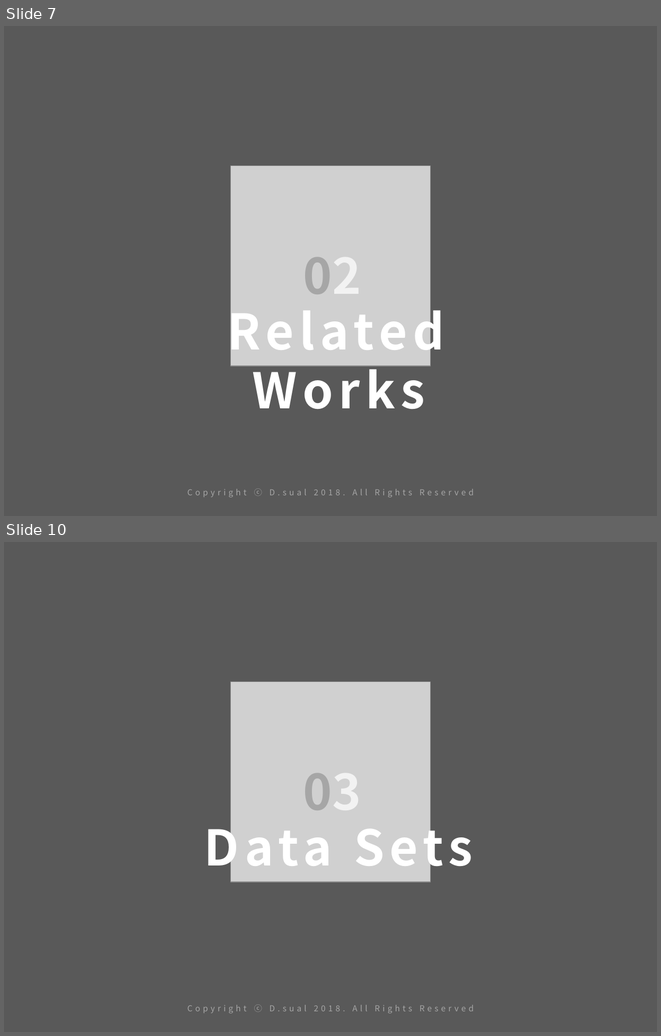
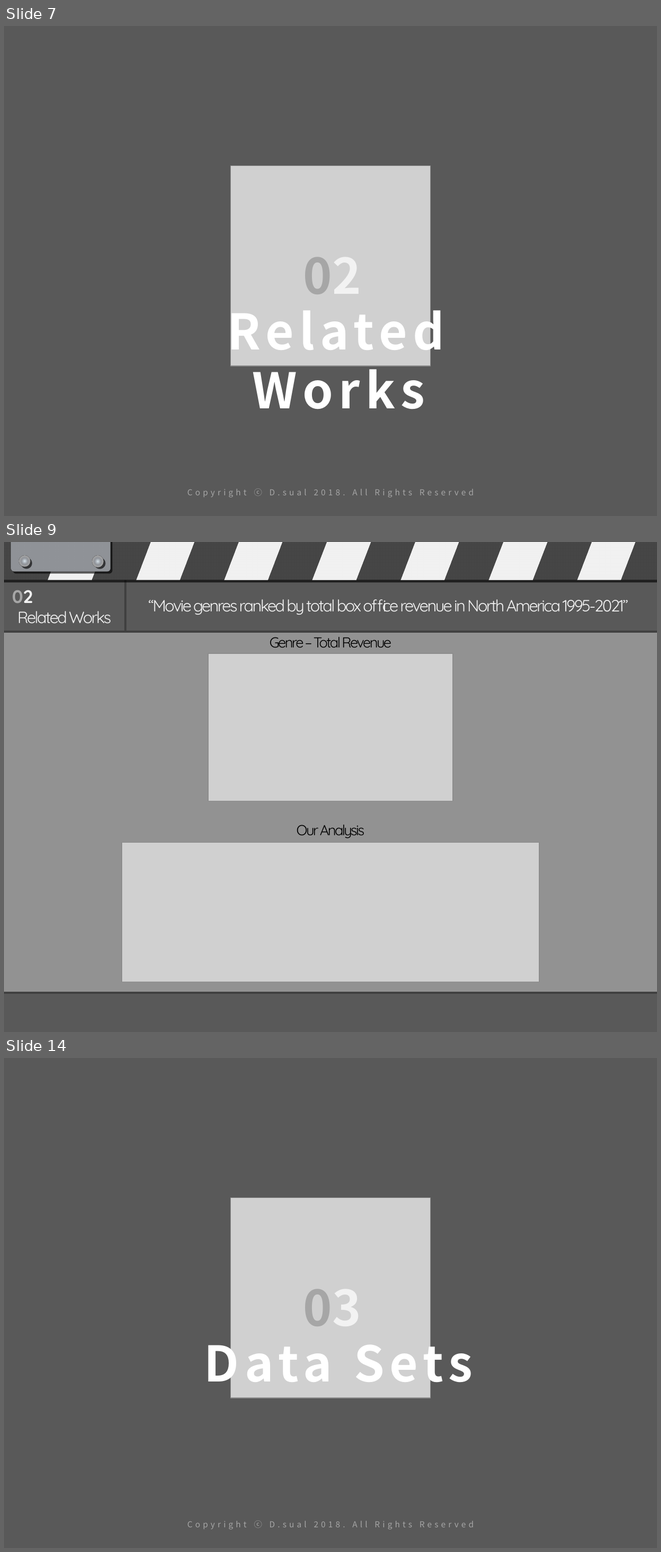
Before and after one commit to asmath472/21SRproject, a slide deck: R final presentation.pptx. Shown one above the other, each under a label of ours: slides 7 and 10 before the commit, slides 7, 9 and 14 after it; the slides between them are not shown. The pictures are 661x1036 and 661x1552 pixels, drawn with LibreOffice and Linux fonts; fonts in the diff are those of the drawing; grey boxes stand for pictures. Boxes give left, top, right and bottom in pixels: in the first picture for what was removed or moved away, otherwise in the second. Text is boxed around its words. In the diff, an @@ line names an element or a change of style, - is before the commit and + after.

```diff
--- a/R final presentation.pptx
+++ b/R final presentation.pptx
@@ slide 9 added at (4,542,657,1032), background #595959 @@
@@ rectangle added at (4,542,657,580), fill #404040 @@
@@ rounded rectangle added at (11,542,111,571), fill #92959B @@
@@ ellipse added at (19,556,30,567), fill gradient #D7E2EA to #B6BEC5 to #92959B to #A6A6A6 to #595959 @@
@@ parallelogram added at (48,542,110,580), fill #FFFFFF @@
@@ ellipse added at (92,556,103,567), fill gradient #D7E2EA to #B6BEC5 to #92959B to #A6A6A6 to #595959 @@
@@ parallelogram added at (136,542,198,580), fill #FFFFFF @@
@@ parallelogram added at (224,542,286,580), fill #FFFFFF @@
@@ parallelogram added at (312,542,374,580), fill #FFFFFF @@
@@ parallelogram added at (400,542,462,580), fill #FFFFFF @@
@@ parallelogram added at (488,542,550,580), fill #FFFFFF @@
@@ parallelogram added at (576,542,639,580), fill #FFFFFF @@
@@ line added from (125, 580) to (125, 632), #404040 2 pt @@
@@ text added at (12,590,33,603), 20 pt, text #A6A6A6, bold @@
+02
@@ text added at (148,599,628,615), 18 pt, text #F2F2F2 @@
+“Movie genres ranked by total box office revenue in North America 1995-2021”
@@ text added at (17,611,111,624), 18 pt, text #F2F2F2 @@
+Related Works
@@ rounded rectangle added at (4,632,657,992), fill #FFFFFF at 35% opacity @@
@@ line added from (4, 632) to (657, 632), #404040 2 pt @@
@@ text added at (270,637,391,647), 16 pt, text #000000 @@
+Genre – Total Revenue
@@ picture added at (209,654,453,801) @@
@@ text added at (297,824,364,838), 16 pt, text #000000 @@
+Our Analysis
@@ picture added at (122,843,539,982) @@
@@ line added from (4, 992) to (657, 992), #404040 2 pt @@
@@ rectangle added at (164,998,514,1017), fill #595959 @@
@@ what was slide 10 is now slide 14 @@
```
Also in this commit, not shown: 13 slides changed, 7 other slides added, 2 slides removed.
